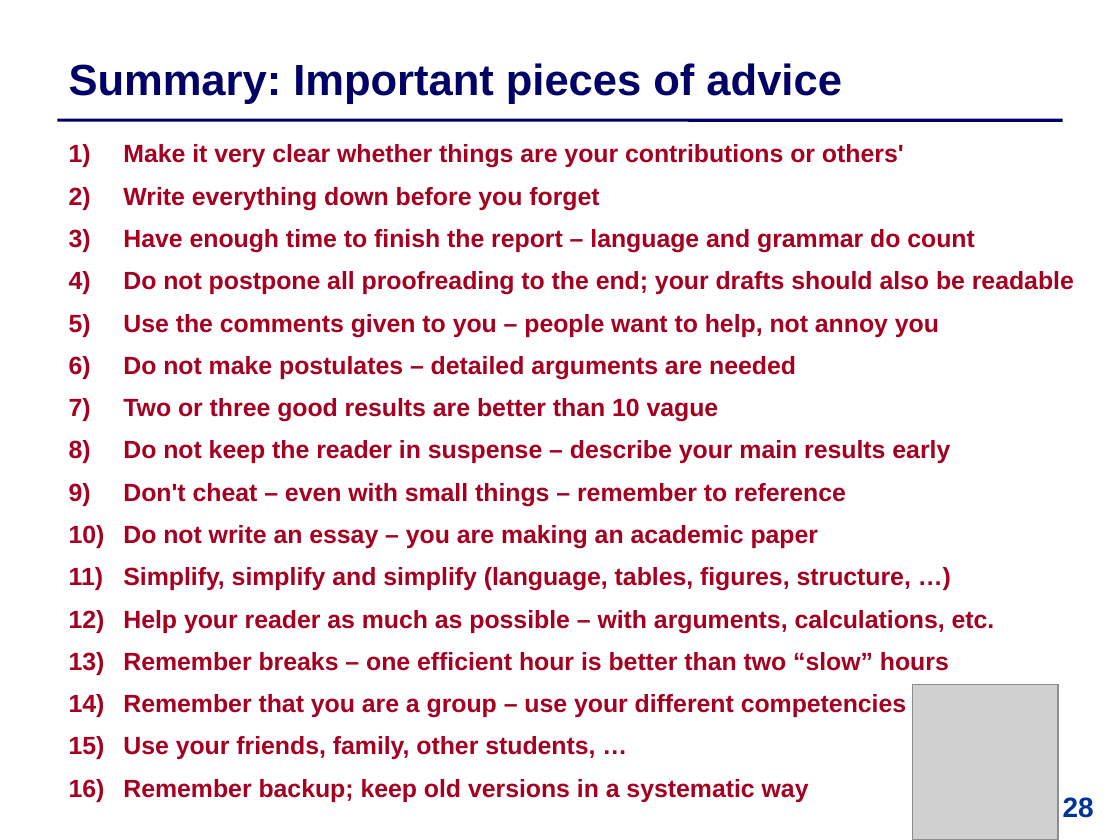
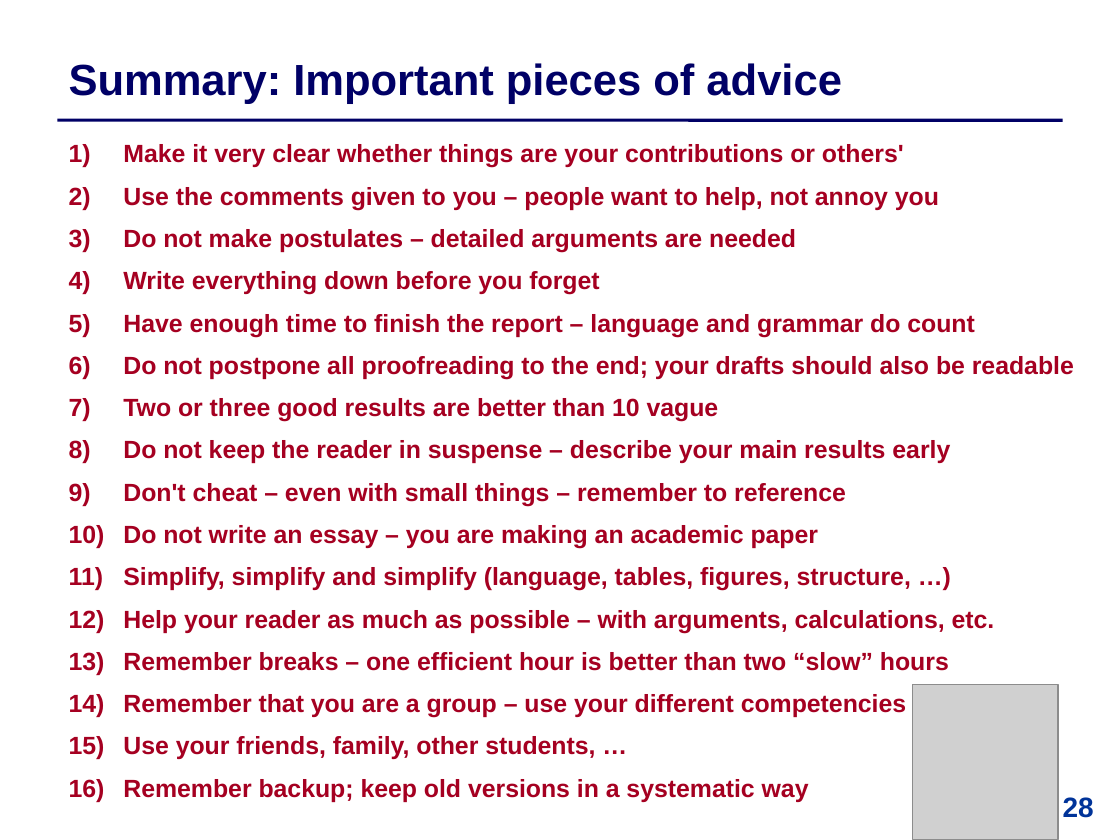
Before and after one commit to IntProgAU/Materiale, a slide deck: slide 28 of web/b25/2 Academic Writing and Oral Presentation.pptx. Drawn at 1120x840 pixels with LibreOffice and Linux fonts; fonts in the diff are those of the drawing; grey boxes stand for pictures. Boxes give left, top, right and bottom in pixels: in the first picture for what was removed or moved away, otherwise in the second. Text is boxed around its words. In the diff, an @@ line names an element or a change of style, - is before the commit and + after.

```diff
--- a/web/b25/2 Academic Writing and Oral Presentation.pptx
+++ b/web/b25/2 Academic Writing and Oral Presentation.pptx
@@ text at box(123, 187, 939, 253): paragraphs added @@
+  2) Use the comments given to you – people want to help, not annoy you
+  3) Do not make postulates – detailed arguments are needed
@@ text at box(123, 314, 939, 380): paragraphs removed @@
-  5) Use the comments given to you – people want to help, not annoy you
-  6) Do not make postulates – detailed arguments are needed
```
Also in this commit, not shown: 7 other slides changed.
